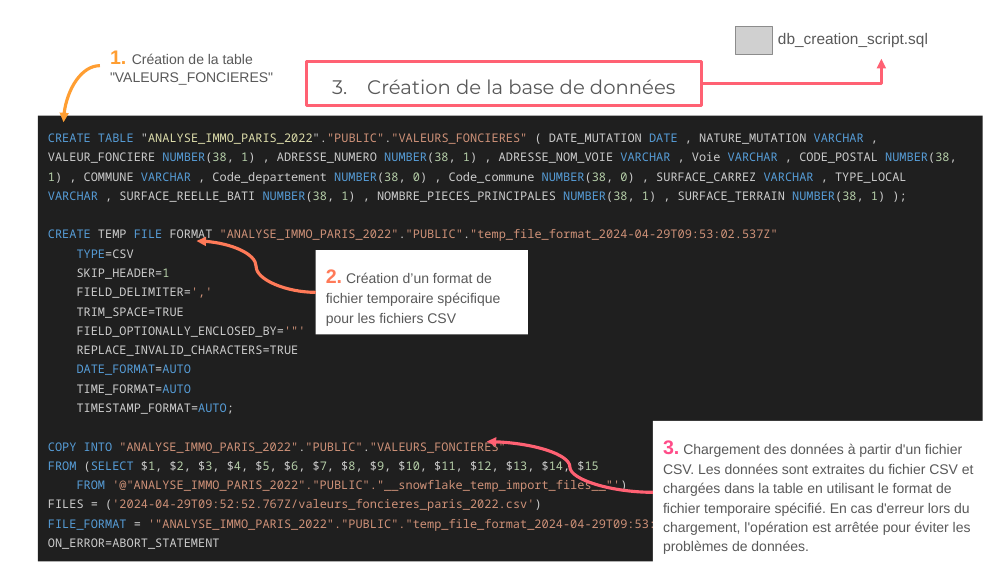
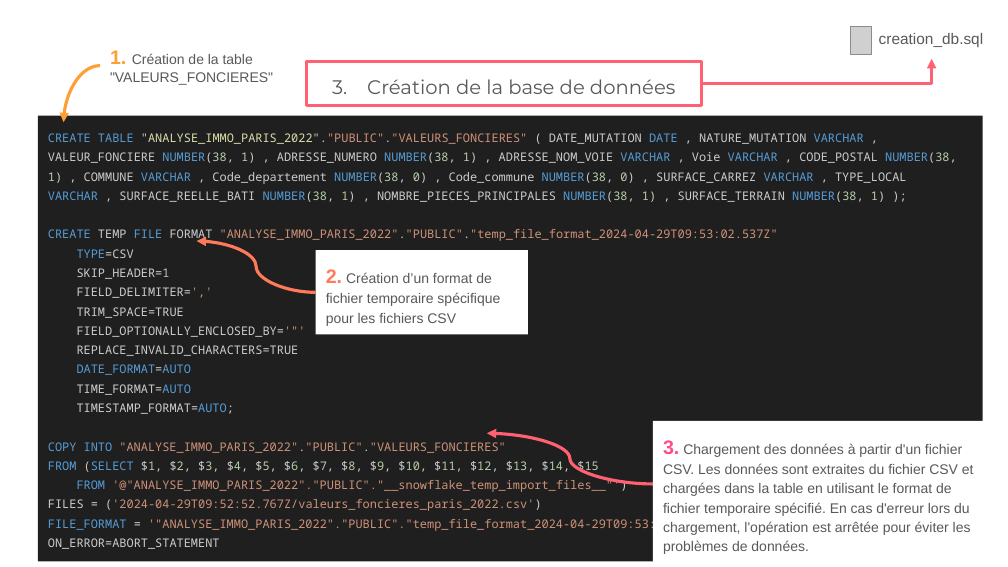
Before and after one commit to melanie-donne/Analyse_immobilier_paris, a slide deck: slide 13 of rapports/Soutenance Mélanie Donne - JEMS - Datascientest.pptx. Drawn at 1008x567 pixels with LibreOffice and Linux fonts; fonts in the diff are those of the drawing; grey boxes stand for pictures. Boxes give left, top, right and bottom in pixels: in the first picture for what was removed or moved away, otherwise in the second. Text is boxed around its words. In the diff, an @@ line names an element or a change of style, - is before the commit and + after.

```diff
--- a/rapports/Soutenance Mélanie Donne - JEMS - Datascientest.pptx
+++ b/rapports/Soutenance Mélanie Donne - JEMS - Datascientest.pptx
@@ picture: place and size @@
-picture at (736,26,772,54)
+picture at (851,26,871,54)
@@ elbow arrow moved from (702, 84) - (881, 58) to (702, 84) - (931, 58) @@
@@ text at (879,33,984,47): text changed @@
-db_creation_script.sql
+creation_db.sql
@@ curved arrow moved from (653, 492) - (487, 442) to (653, 484) - (487, 433) @@
```
Also in this commit, not shown: 9 other slides changed, 1 slide removed, 2 other files.
